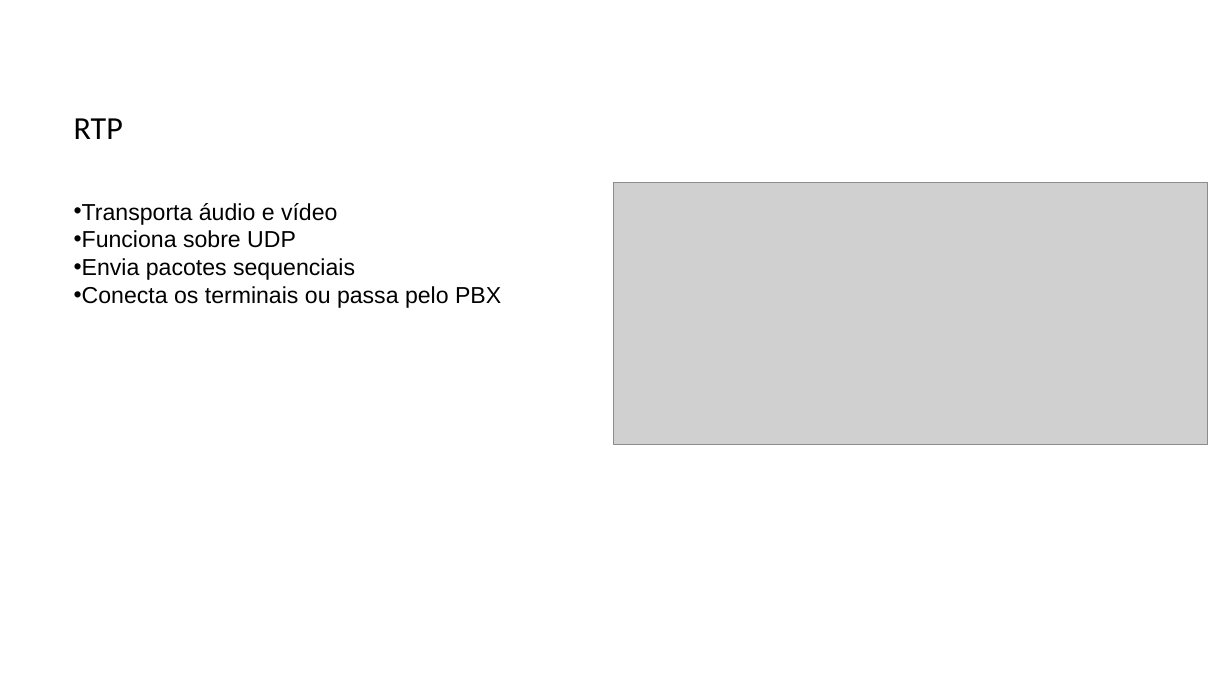
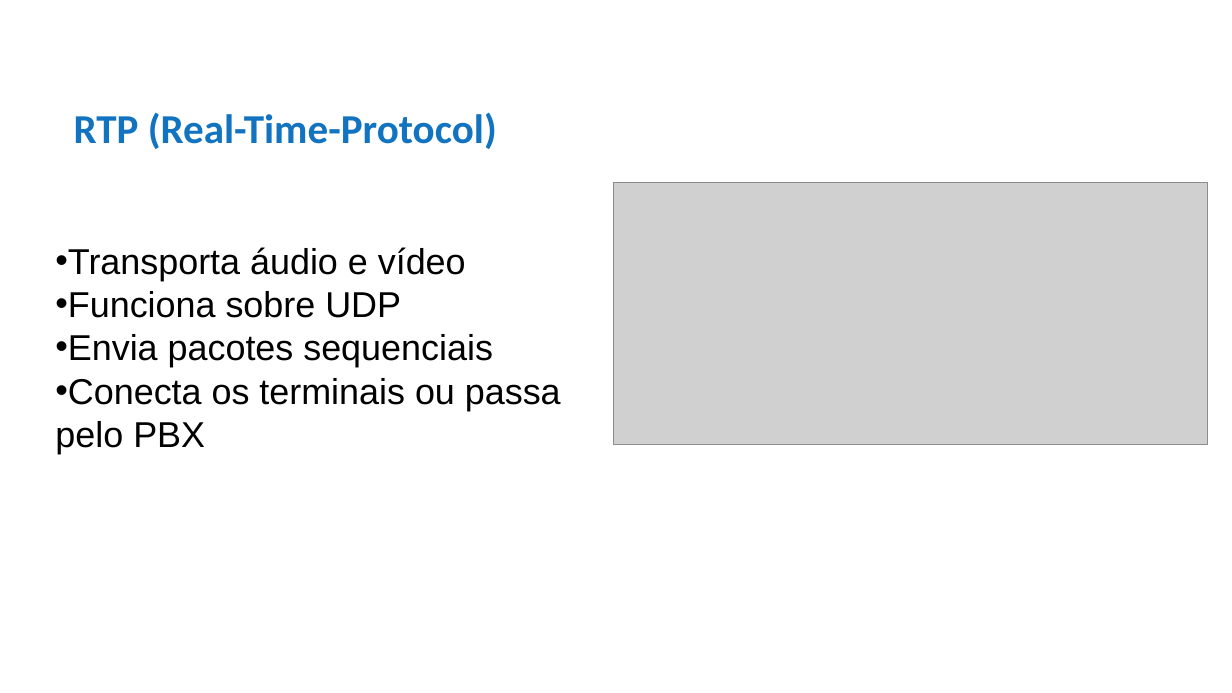
Before and after one commit to maiconrogerrosario/siprec_server, a slide deck: slide 8 of Arquitetura de Telefonia.pptx (slide 5 before the commit). Drawn at 1232x693 pixels with LibreOffice and Linux fonts; fonts in the diff are those of the drawing; grey boxes stand for pictures. Boxes give left, top, right and bottom in pixels: in the first picture for what was removed or moved away, otherwise in the second. Text is boxed around its words. In the diff, an @@ line names an element or a change of style, - is before the commit and + after.

```diff
--- a/Arquitetura de Telefonia.pptx
+++ b/Arquitetura de Telefonia.pptx
@@ text at <box>74,112,497,149</box>: text changed; size 25 to 32 pt; text colour #000000 to #1273C0; bold on @@
-RTP
+RTP (Real-Time-Protocol)
@@ text "Transporta áudio e vídeo": place and size @@
-text "Transporta áudio e vídeo" at <box>74,203,501,308</box>
+text "Transporta áudio e vídeo" at <box>55,247,561,454</box>
@@ text "Transporta áudio e vídeo" at <box>55,247,561,454</box>: size 18 to 28 pt @@
```
Also in this commit, not shown: 14 other slides changed, 6 slides added, 3 slides removed.
